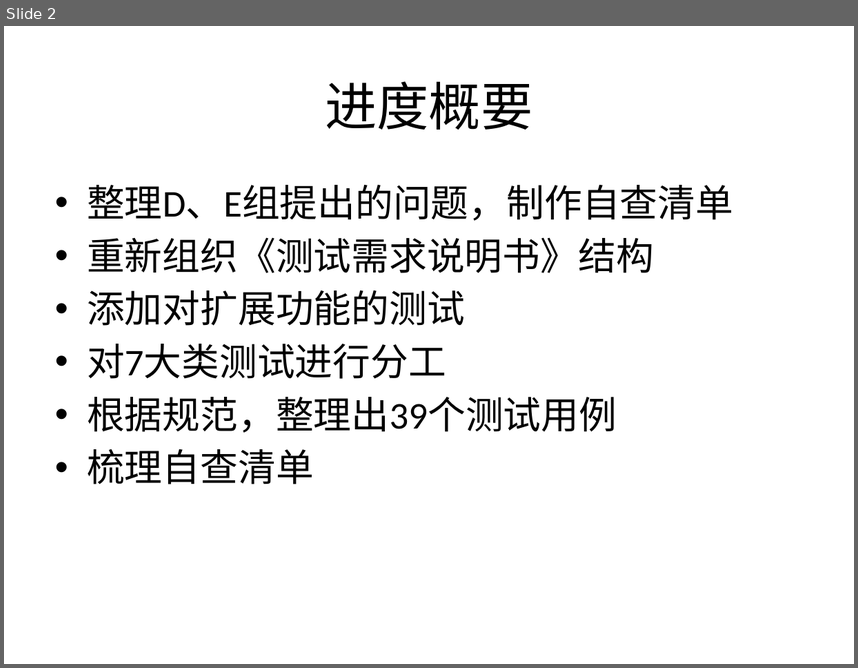
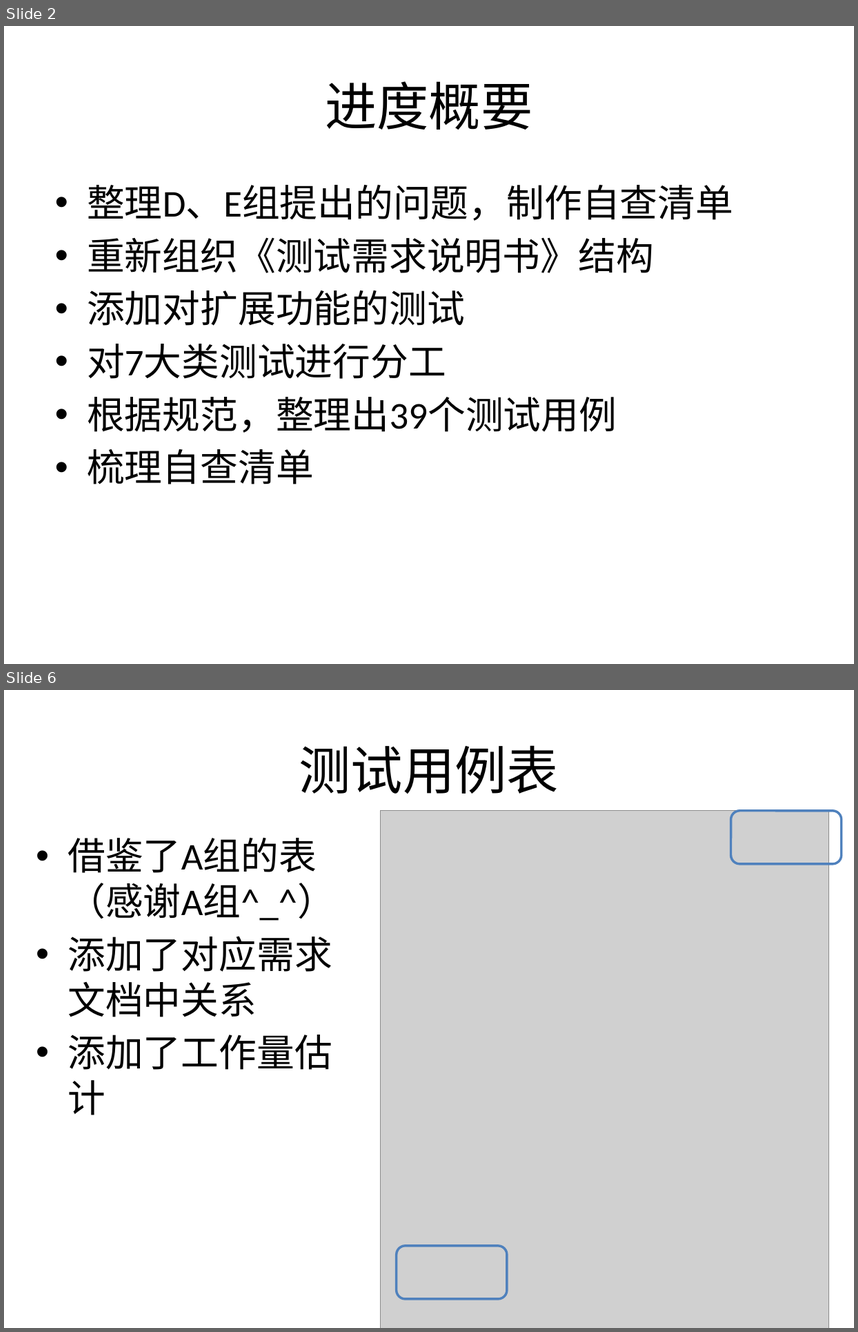
Before and after one commit to bhsei/16TeamC, a slide deck: 2.项目PPT/第十二周进度.pptx. Shown one above the other, each under a label of ours: slide 2 before the commit, slides 2 and 6 after it; the slides between them are not shown. The pictures are 858x668 and 858x1332 pixels, drawn with LibreOffice and Linux fonts; fonts in the diff are those of the drawing; grey boxes stand for pictures. Boxes give left, top, right and bottom in pixels: in the first picture for what was removed or moved away, otherwise in the second. Text is boxed around its words. In the diff, an @@ line names an element or a change of style, - is before the commit and + after.

```diff
--- a/2.项目PPT/第十二周进度.pptx
+++ b/2.项目PPT/第十二周进度.pptx
@@ slide 6 added at (x1=4, y1=690, x2=854, y2=1328), background #FFFFFF @@
@@ title added at (x1=299, y1=745, x2=559, y2=793), 44 pt, text #000000 @@
+测试用例表
@@ picture added at (x1=381, y1=811, x2=829, y2=1328) @@
@@ rounded rectangle added at (x1=731, y1=811, x2=842, y2=865), outline #4F81BD 2 pt @@
@@ text added at (x1=67, y1=838, x2=335, y2=1115), 32 pt, text #000000 @@
+• 借鉴了A组的表（感谢A组^_^）
+• 添加了对应需求文档中关系
+• 添加了工作量估计
@@ rounded rectangle added at (x1=397, y1=1245, x2=507, y2=1299), outline #4F81BD 2 pt @@
```
Also in this commit, not shown: 2 slides changed, 4 other slides added, 1 other file.
